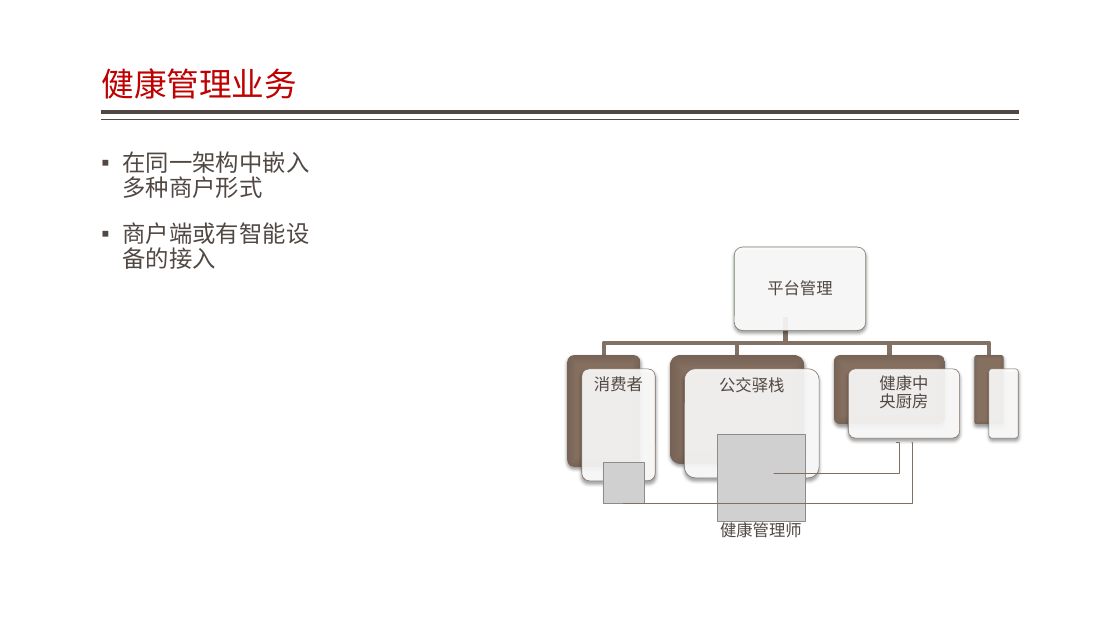
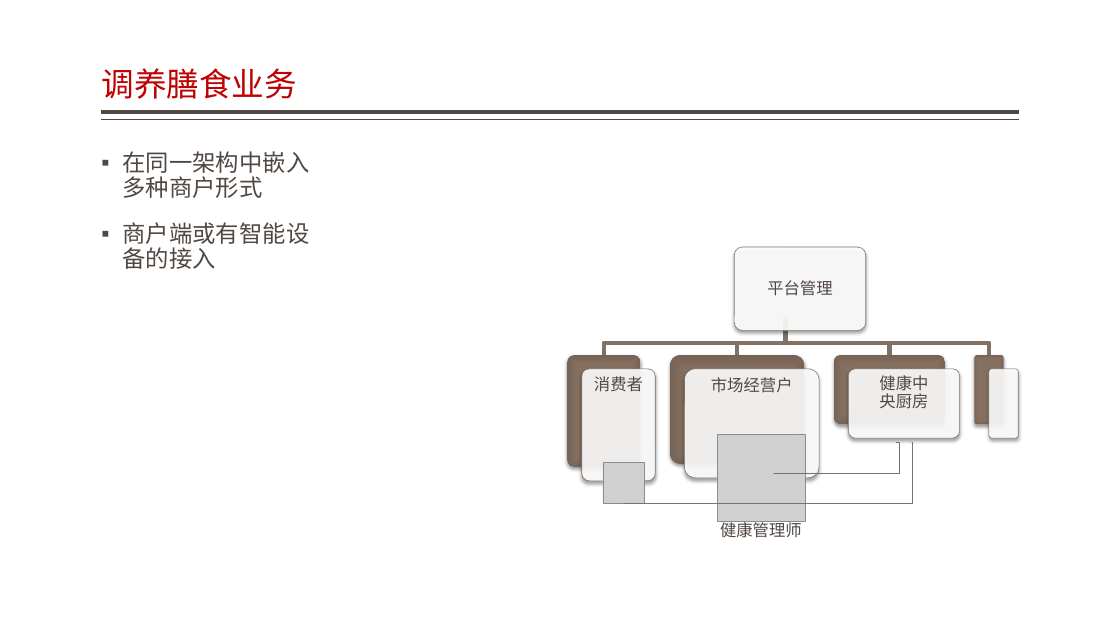
Before and after one commit to jzgi/chainsmart, a slide deck: slide 28 of Docs/品链应用参考设计.pptx. Drawn at 1120x630 pixels with LibreOffice and Linux fonts; fonts in the diff are those of the drawing; grey boxes stand for pictures. Boxes give left, top, right and bottom in pixels: in the first picture for what was removed or moved away, otherwise in the second. Text is boxed around its words. In the diff, an @@ line names an element or a change of style, - is before the commit and + after.

```diff
--- a/Docs/品链应用参考设计.pptx
+++ b/Docs/品链应用参考设计.pptx
@@ title at <box>101,68,297,99</box>: text changed @@
-健康管理业务
+调养膳食业务
@@ text at <box>711,377,793,393</box>: text changed @@
-公交驿栈
+市场经营户
```
Also in this commit, not shown: 7 other slides changed, 5 other files.
